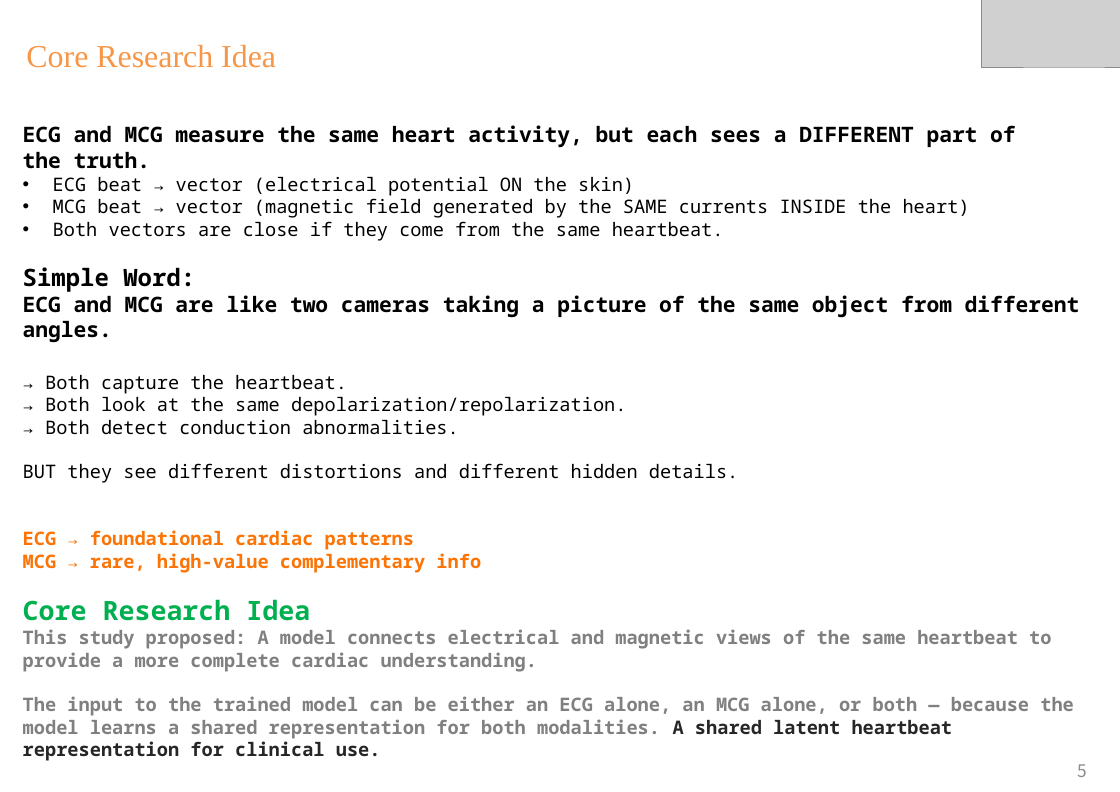
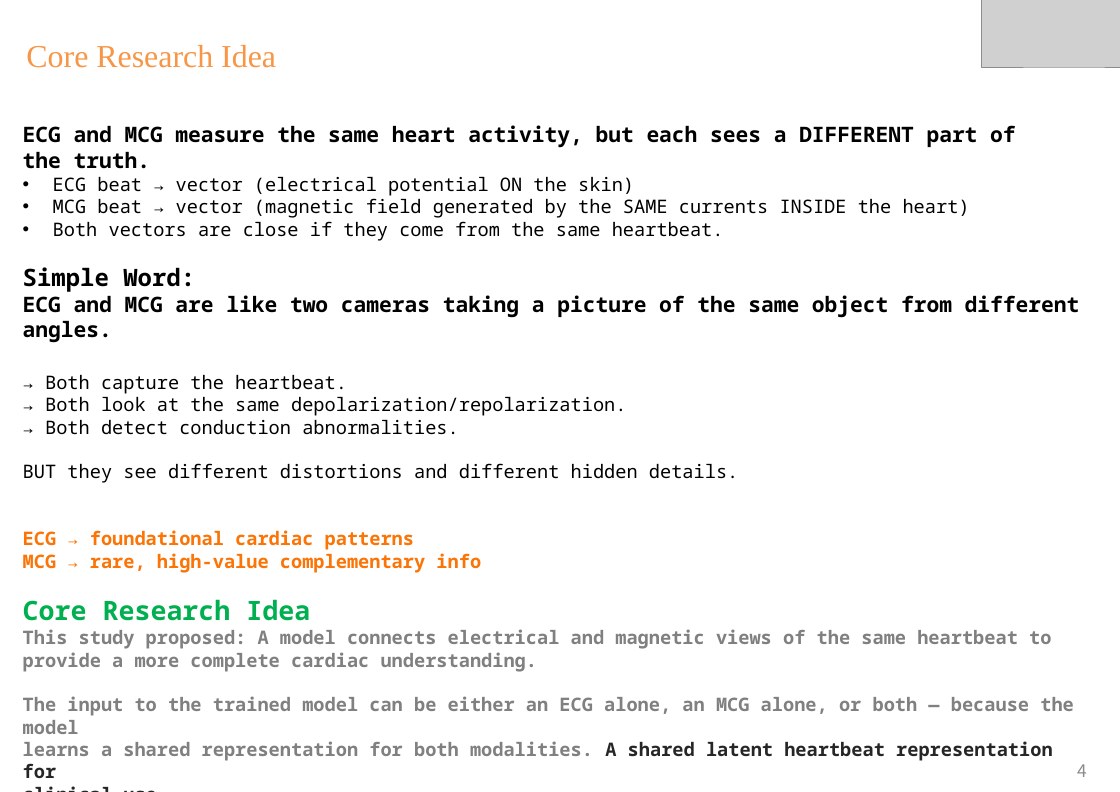
Before and after one commit to RafsanJany-44/Game_of_SQUIDE, a slide deck: slide 5 of SLIDE_24.pptx (slide 6 before the commit). Drawn at 1120x792 pixels with LibreOffice and Linux fonts; fonts in the diff are those of the drawing; grey boxes stand for pictures; background and template pictures are left out. Boxes give left, top, right and bottom in pixels: in the first picture for what was removed or moved away, otherwise in the second. Text is boxed around its words. In the diff, an @@ line names an element or a change of style, - is before the commit and + after.

```diff
--- a/SLIDE_24.pptx
+++ b/SLIDE_24.pptx
@@ text at [23, 696, 1074, 761]: text changed @@
-The input to the trained model can be either an ECG alone, an MCG alone, or both — because the model learns a shared representation for both modalities. A shared latent heartbeat representation for clinical use.
+The input to the trained model can be either an ECG alone, an MCG alone, or both — because the model
+learns a shared representation for both modalities. A shared latent heartbeat representation for
+clinical use.
@@ page number at [1078, 764, 1088, 777]: text changed @@
-5
+4
```
Also in this commit, not shown: 2 slides added, 3 slides removed, 2 other files.
